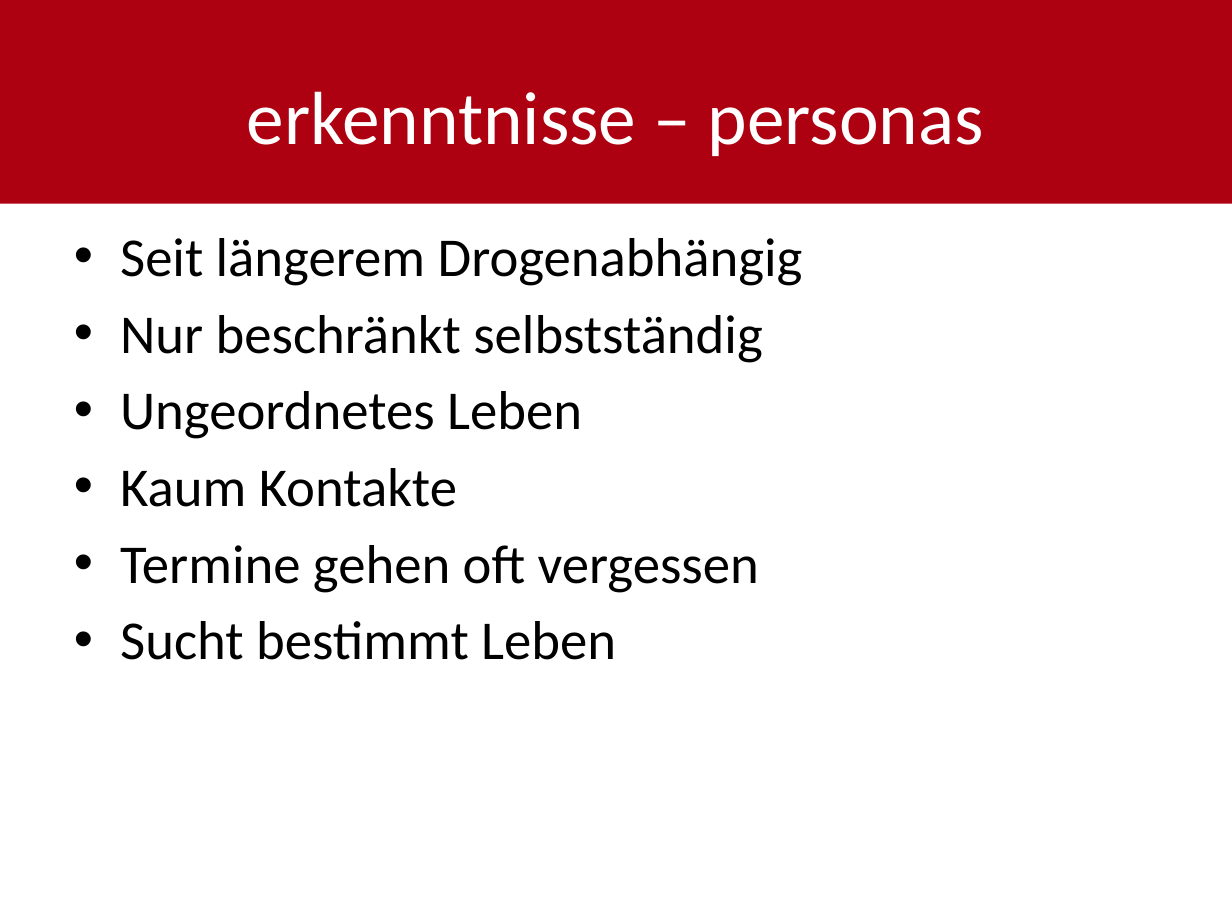
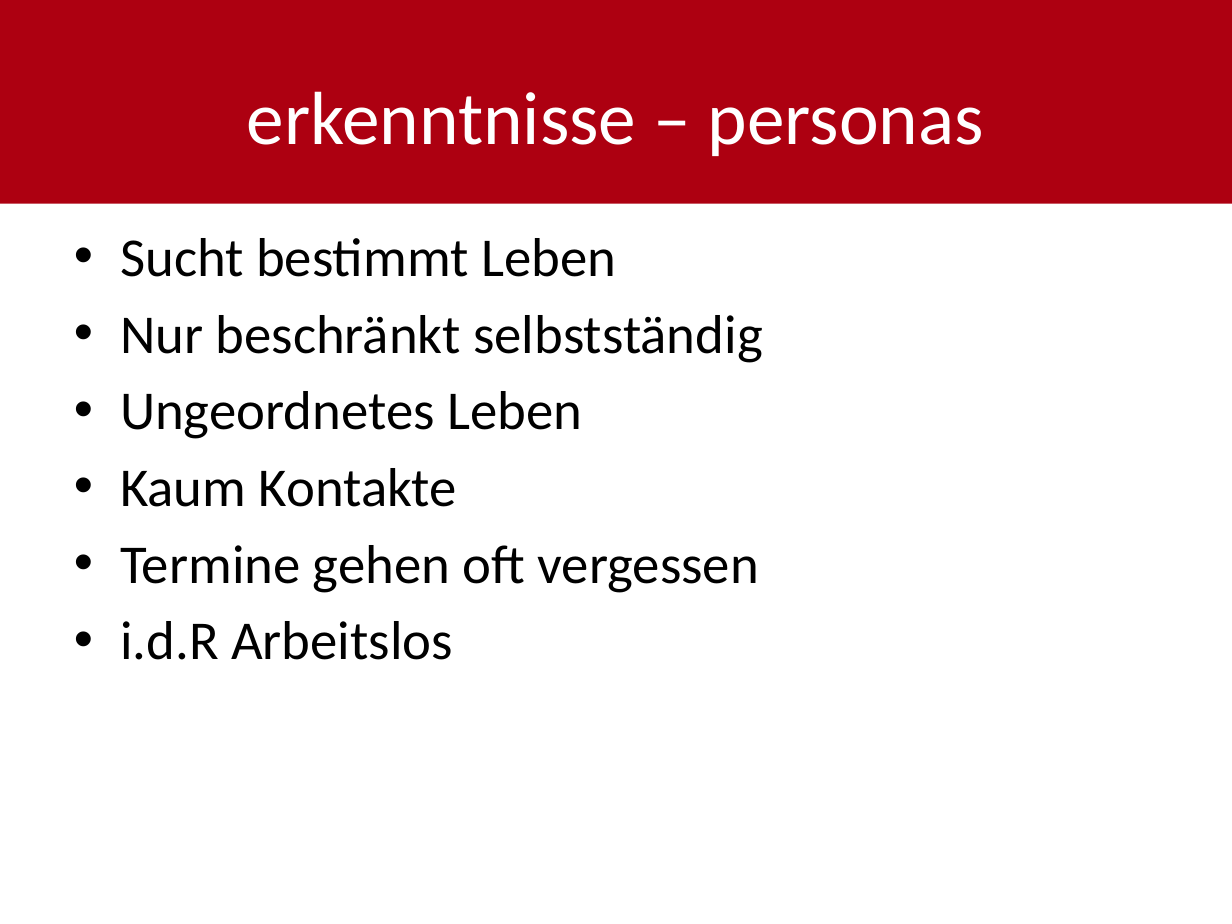
Before and after one commit to shylux/ch.bfh.bti7081.s2015.rot, a slide deck: slide 5 of doc/task03/Design_Thinking_final.pptx. Drawn at 1232x924 pixels with LibreOffice and Linux fonts; fonts in the diff are those of the drawing. Boxes give left, top, right and bottom in pixels: in the first picture for what was removed or moved away, otherwise in the second. Text is boxed around its words. In the diff, an @@ line names an element or a change of style, - is before the commit and + after.

Commit message:
updated presentation

```diff
--- a/doc/task03/Design_Thinking_final.pptx
+++ b/doc/task03/Design_Thinking_final.pptx
@@ text at (x1=120, y1=238, x2=616, y2=277): text changed @@
-• Seit längerem Drogenabhängig
+• Sucht bestimmt Leben
@@ text at (x1=120, y1=621, x2=453, y2=660): text changed @@
-• Sucht bestimmt Leben
+• i.d.R Arbeitslos
```
Also in this commit, not shown: 2 other slides changed, 2 slides added, 3 slides removed.
